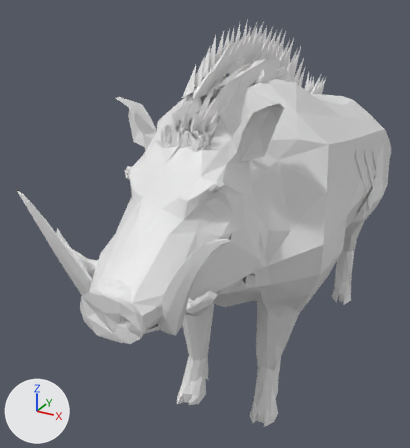
One commit to the Blender file art/kit/creatures/creature.boar_king/creature.boar_king.blend: the scene before it, then after it.
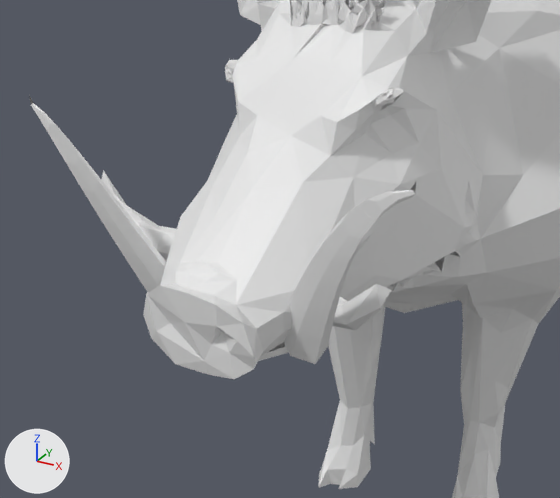
There are two pictures of each version: one whole from a camera (50 mm lens) standing at (0.84, -1.95, 1.61) and looking at (-0.16, -0.13, 0.7), one close up on the part from 0% to 76% of the width and 30% to 92% of the height. Arrows for +X, +Y and +Z are at lower left; the lights stay in place. The older version's two pictures come first.

Script lines for the objects in view, before the commit:
```python
me_geometry_0 = bpy.data.meshes.new('geometry_0')
me_geometry_0.from_pydata(...)  # 7915 vertices, 2869 faces; spans x -0.33..0.4, y -0.97..0.97, z 0.0..1.47
me_geometry_0.materials.append(mat_palette)  # white #e7e7e7
ob_body = bpy.data.objects.new('Body', me_geometry_0)
ob_body.location = (0.0, 0.0, 0.0)
```
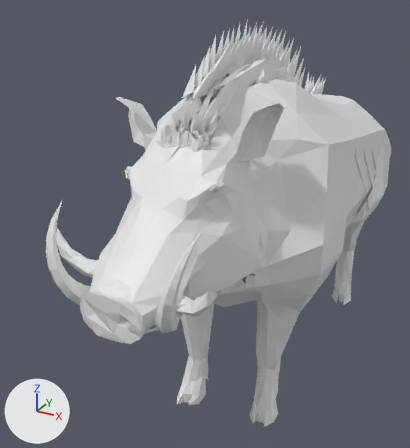
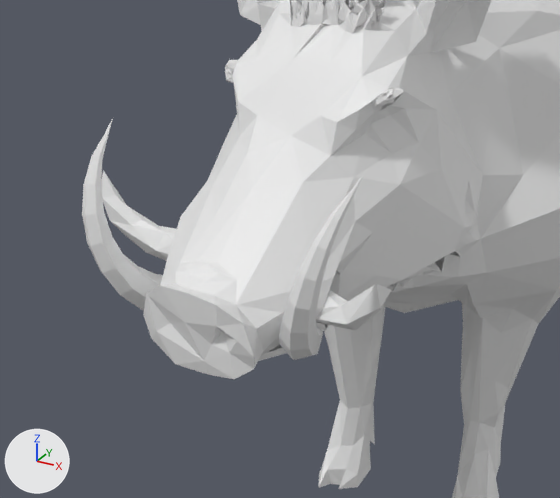
The change in detail:
me_geometry_0 has 7915 vertices, 2869 faces and spans x -0.33..0.4, y -0.97..0.97, z 0.0..1.47.
me_geometry_0 is used by ob_body; location (0.0, 0.0, 0.0).
me_geometry_0 part 1: 109 of 7915 vertices moved; they spanned x -0.33..0.33, y -0.92..-0.86, z 0.71..1.08 and now span x -0.22..0.22, y -0.96..-0.84, z 0.72..1.04; mean shift (0.0, -0.01, -0.06); largest move (-0.33, -0.91, 1.08) -> (-0.22, -0.85, 1.04).

Location of each change, [x1, y1, x2, y2] in pixels of the close-ups (560 x 498 px; the box of a moved part takes in the faces that stretch with it):
'Body', reshaped
    before: [29, 0, 560, 498]
    after: [82, 0, 560, 498]
part 1 of me_geometry_0, moved or reshaped
    before: [29, 95, 416, 364]
    after: [82, 119, 364, 360]
